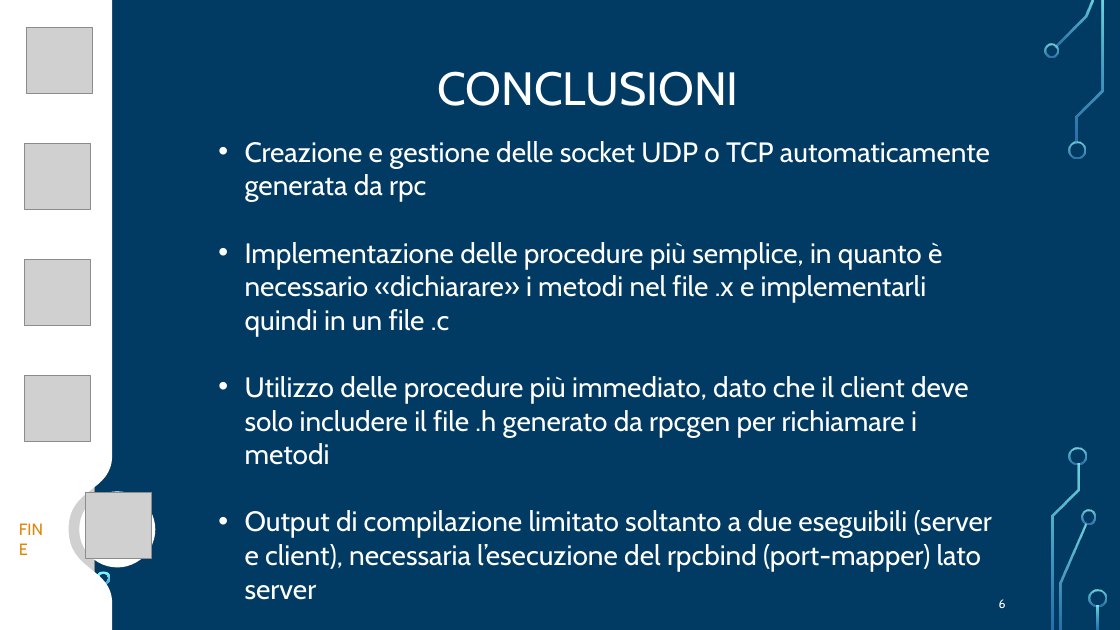
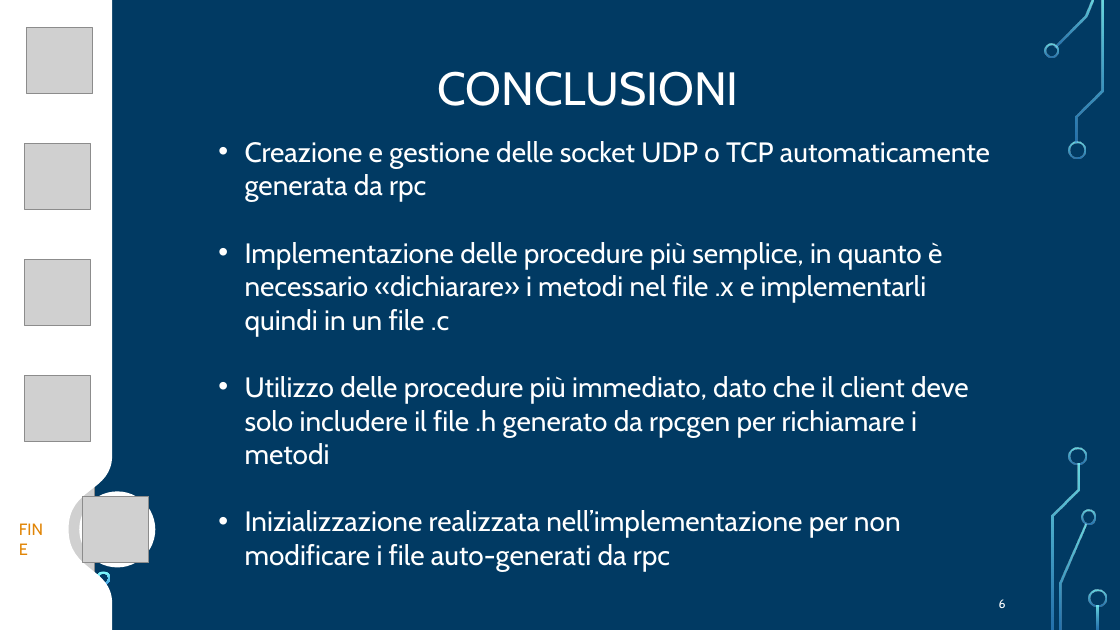
Before and after one commit to FlippaFloppa/Reti-di-Calcolatori-gruppo-Lore, a slide deck: slide 6 of Esercitazione_9/esercitazione9.pptx. Drawn at 1120x630 pixels with LibreOffice and Linux fonts; fonts in the diff are those of the drawing; grey boxes stand for pictures; background and template pictures are left out. Boxes give left, top, right and bottom in pixels: in the first picture for what was removed or moved away, otherwise in the second. Text is boxed around its words. In the diff, an @@ line names an element or a change of style, - is before the commit and + after.

```diff
--- a/Esercitazione_9/esercitazione9.pptx
+++ b/Esercitazione_9/esercitazione9.pptx
@@ picture: place and size @@
-picture at [85,492,151,559]
+picture at [83,497,150,563]
@@ text at [245,510,901,571]: text changed @@
-• Output di compilazione limitato soltanto a due eseguibili (server e client), necessaria l’esecuzione del rpcbind (port-mapper) lato server
+• Inizializzazione realizzata nell’implementazione per non modificare i file auto-generati da rpc
```
Also in this commit, not shown: 4 other slides changed, 2 other files.
